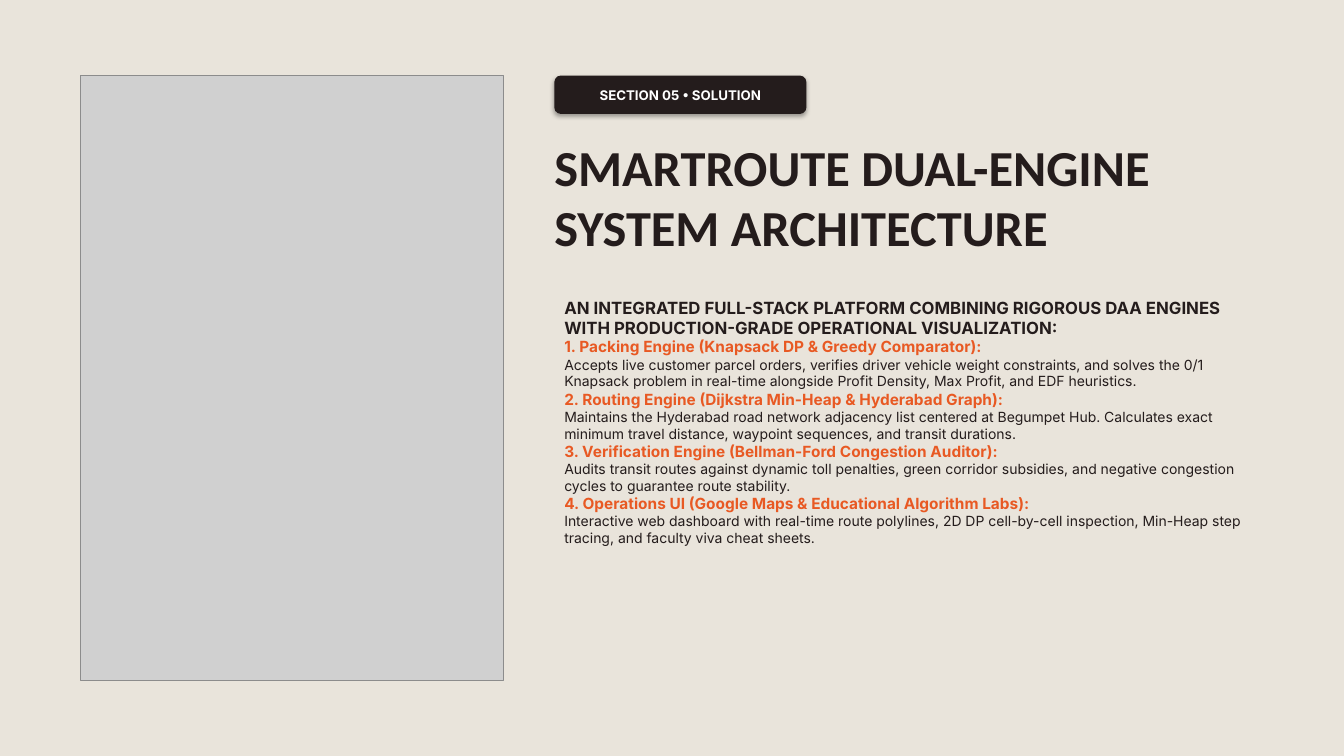
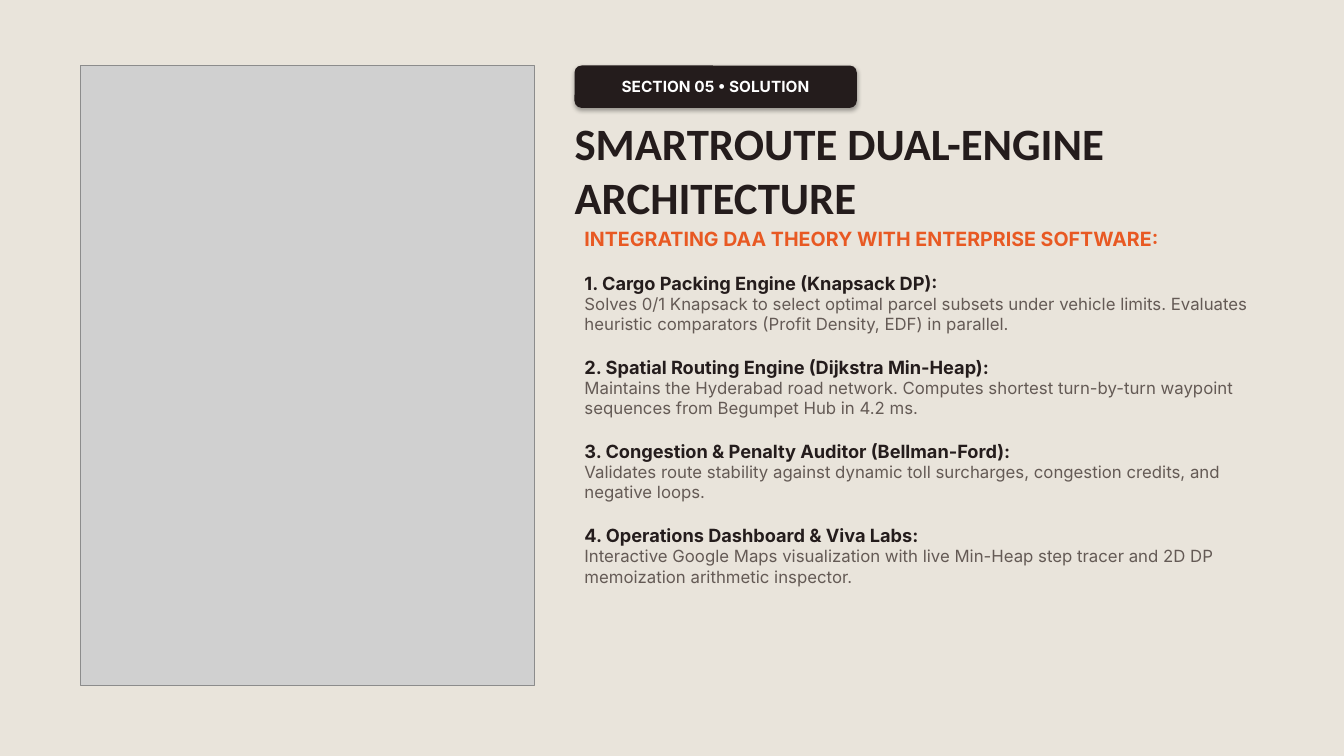
Before and after one commit to Himanshu-Git-101/DAA_PBL, a slide deck: slide 11 of SmartRoute_Presentation.pptx. Drawn at 1344x756 pixels with LibreOffice and Linux fonts; fonts in the diff are those of the drawing; grey boxes stand for pictures. Boxes give left, top, right and bottom in pixels: in the first picture for what was removed or moved away, otherwise in the second. Text is boxed around its words. In the diff, an @@ line names an element or a change of style, - is before the commit and + after.

Commit message:
feat: replace blank gradients with rich educational diagrams and prototype visuals, enlarge typography and enhance conciseness

```diff
--- a/SmartRoute_Presentation.pptx
+++ b/SmartRoute_Presentation.pptx
@@ picture: place and size @@
-picture at bbox=[81, 76, 504, 681]
+picture at bbox=[81, 66, 534, 686]
@@ rounded rectangle "SECTION 05 • SOLUTION": place and size @@
-rounded rectangle "SECTION 05 • SOLUTION" at bbox=[555, 76, 807, 114]
+rounded rectangle "SECTION 05 • SOLUTION" at bbox=[575, 66, 857, 108]
@@ rounded rectangle "SECTION 05 • SOLUTION" at bbox=[575, 66, 857, 108]: size 9.5 to 11 pt @@
@@ text at bbox=[575, 130, 1103, 215]: text changed; size 36 to 32 pt @@
-SMARTROUTE DUAL-ENGINE
-SYSTEM ARCHITECTURE
+SMARTROUTE DUAL-ENGINE ARCHITECTURE
@@ text at bbox=[584, 231, 1247, 587]: text changed; size 10 to 12 pt; text colour #241C1C to #645A55 @@
-AN INTEGRATED FULL-STACK PLATFORM COMBINING RIGOROUS DAA ENGINES WITH PRODUCTION-GRADE OPERATIONAL VISUALIZATION:
-1. Packing Engine (Knapsack DP & Greedy Comparator):
-Accepts live customer parcel orders, verifies driver vehicle weight constraints, and solves the 0/1 Knapsack problem in real-time alongside Profit Density, Max Profit, and EDF heuristics.
-2. Routing Engine (Dijkstra Min-Heap & Hyderabad Graph):
-Maintains the Hyderabad road network adjacency list centered at Begumpet Hub. Calculates exact minimum travel distance, waypoint sequences, and transit durations.
-3. Verification Engine (Bellman-Ford Congestion Auditor):
-Audits transit routes against dynamic toll penalties, green corridor subsidies, and negative congestion cycles to guarantee route stability.
-4. Operations UI (Google Maps & Educational Algorithm Labs):
-Interactive web dashboard with real-time route polylines, 2D DP cell-by-cell inspection, Min-Heap step tracing, and faculty viva cheat sheets.
+INTEGRATING DAA THEORY WITH ENTERPRISE SOFTWARE:
+1. Cargo Packing Engine (Knapsack DP):
+Solves 0/1 Knapsack to select optimal parcel subsets under vehicle limits. Evaluates heuristic comparators (Profit Density, EDF) in parallel.
+2. Spatial Routing Engine (Dijkstra Min-Heap):
+Maintains the Hyderabad road network. Computes shortest turn-by-turn waypoint sequences from Begumpet Hub in 4.2 ms.
+3. Congestion & Penalty Auditor (Bellman-Ford):
+Validates route stability against dynamic toll surcharges, congestion credits, and negative loops.
+4. Operations Dashboard & Viva Labs:
+Interactive Google Maps visualization with live Min-Heap step tracer and 2D DP memoization arithmetic inspector.
```
Also in this commit, not shown: 12 other slides changed, 4 slides added, 4 slides removed, 16 other files.
